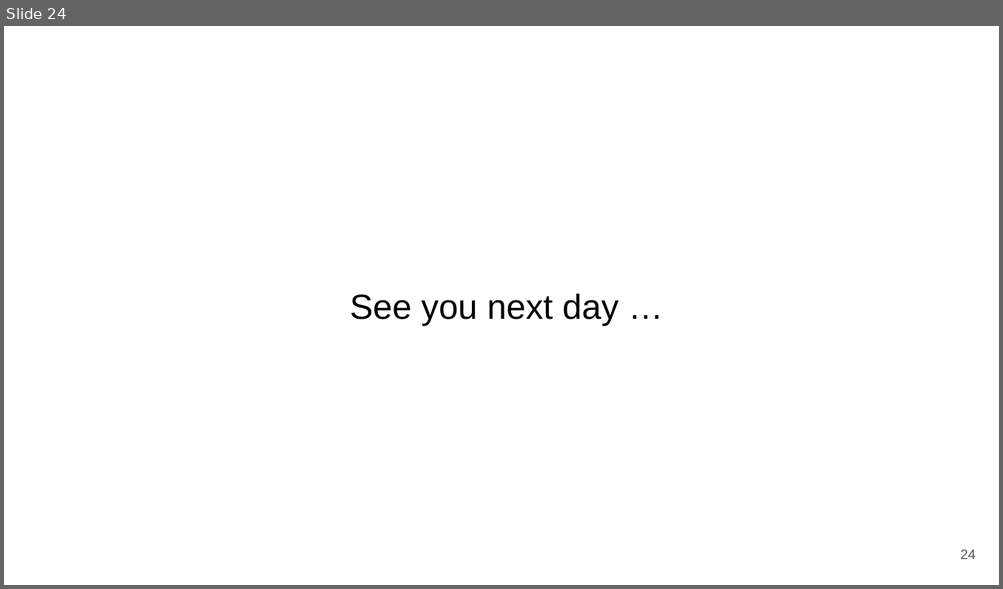
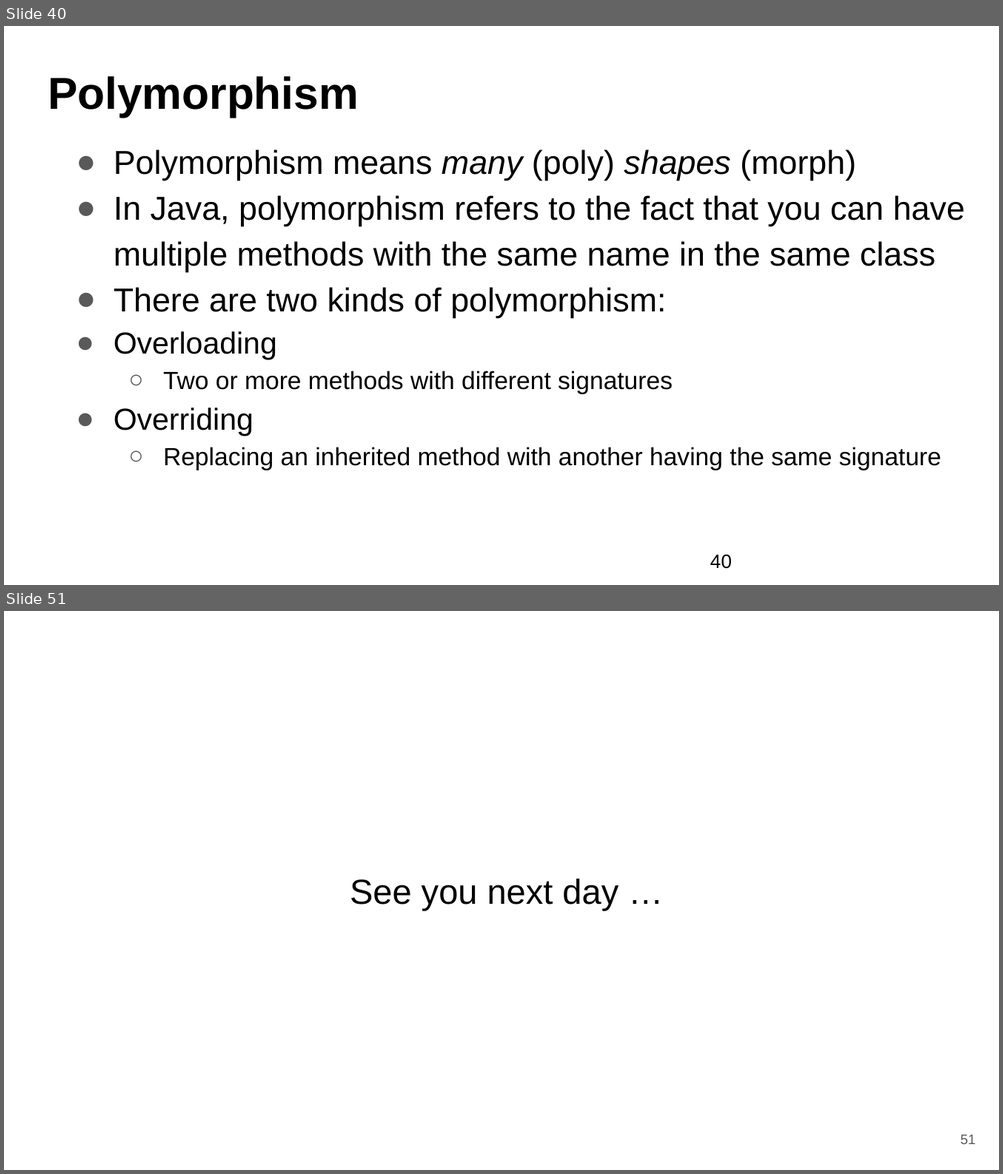
Before and after one commit to saeedsiddik/OOP_2025, a slide deck: Object Oriented Thoughts.pptx. Shown one above the other, each under a label of ours: slide 24 before the commit, slides 40 and 51 after it; the slides between them are not shown. The pictures are 1003x589 and 1003x1174 pixels, drawn with LibreOffice and Linux fonts; fonts in the diff are those of the drawing. Boxes give left, top, right and bottom in pixels: in the first picture for what was removed or moved away, otherwise in the second. Text is boxed around its words. In the diff, an @@ line names an element or a change of style, - is before the commit and + after.

Commit message:
Added method overloading, construction chaining, and others

```diff
--- a/Object Oriented Thoughts.pptx
+++ b/Object Oriented Thoughts.pptx
@@ slide 40 added at [4,26,999,585], background #FFFFFF @@
@@ title added at [48,76,358,117], 32.4 pt, text #000000, bold @@
+Polymorphism
@@ text added at [114,150,965,470], 24 pt, text #000000 @@
+● Polymorphism means many (poly) shapes (morph)
+● In Java, polymorphism refers to the fact that you can have multiple methods with the same name in the same class
+● There are two kinds of polymorphism:
+● Overloading
+  ○ Two or more methods with different signatures
+● Overriding
+  ○ Replacing an inherited method with another having the same signature
@@ page number added at [710,554,731,569], 14 pt, text #000000 @@
+40
@@ what was slide 24 is now slide 51 @@
@@ page number at [960,1135,976,1145]: text changed @@
-24
+51
```
Also in this commit, not shown: 4 slides changed, 29 other slides added, 3 slides removed.
